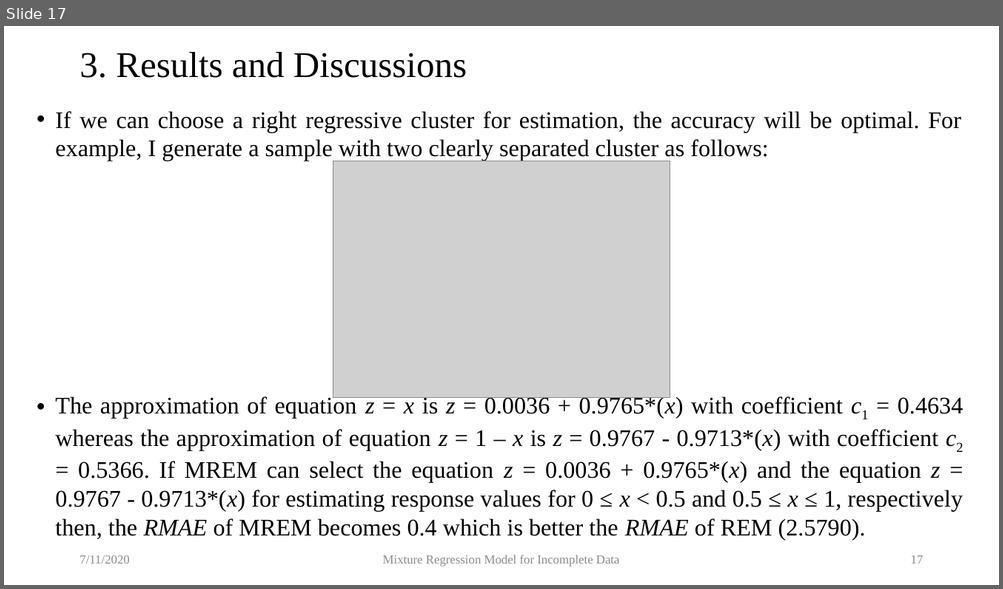
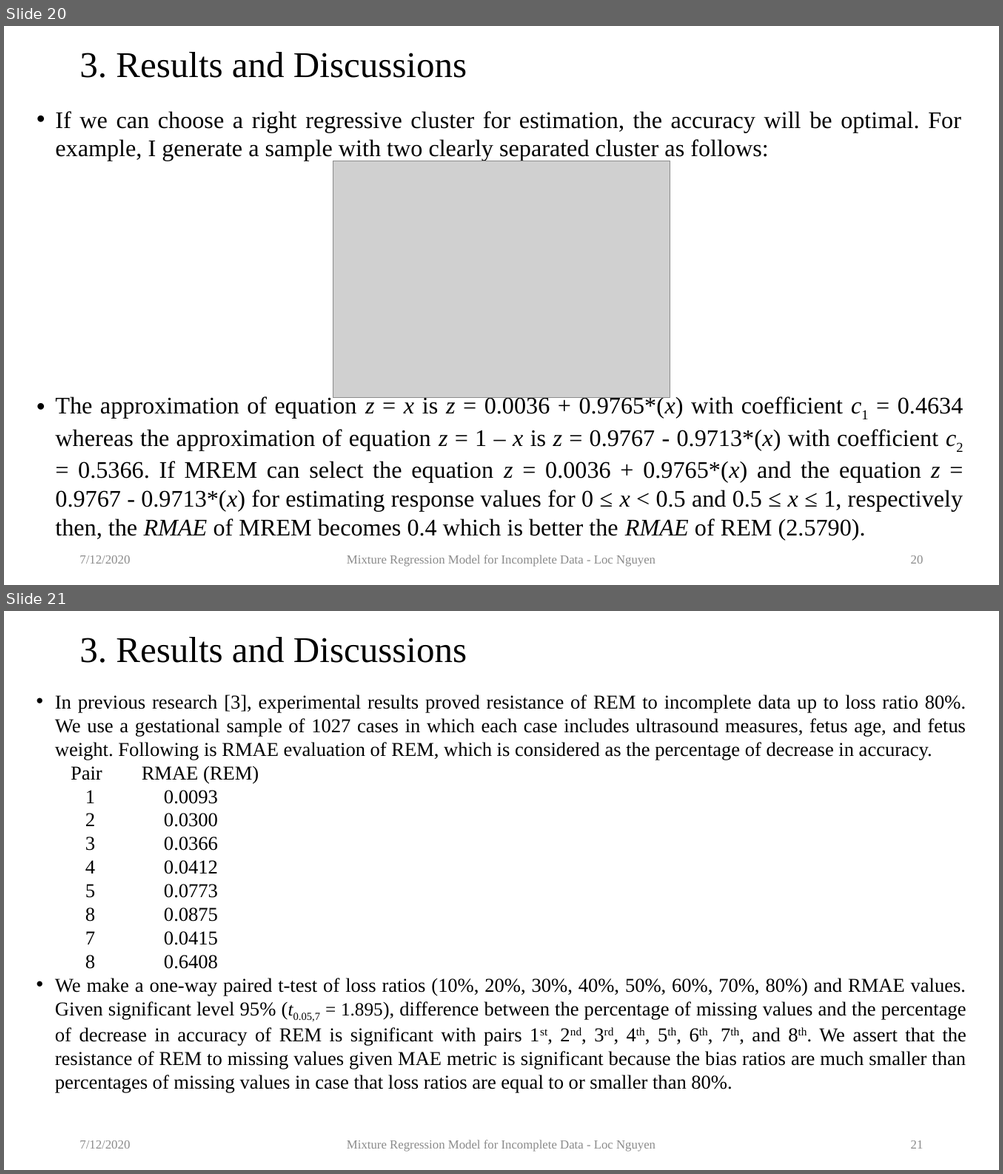
Before and after one commit to locnguyenacademic/sim, a slide deck: 2_design/MixtureRegressionModel/MixtureRegressionModel-RSC.pptx. Shown one above the other, each under a label of ours: slide 17 before the commit, slides 20 and 21 after it. The pictures are 1003x589 and 1003x1174 pixels, drawn with LibreOffice and Linux fonts; fonts in the diff are those of the drawing; grey boxes stand for pictures. Boxes give left, top, right and bottom in pixels: in the first picture for what was removed or moved away, otherwise in the second. Text is boxed around its words. In the diff, an @@ line names an element or a change of style, - is before the commit and + after.

```diff
--- a/2_design/MixtureRegressionModel/MixtureRegressionModel-RSC.pptx
+++ b/2_design/MixtureRegressionModel/MixtureRegressionModel-RSC.pptx
@@ slide 21 added at [4,611,999,1170], background #FFFFFF @@
@@ title added at [79,637,466,663], 35 pt, text #000000 @@
+3. Results and Discussions
@@ text added at [55,695,966,1093], 19 pt, text #000000 @@
+• In previous research [3], experimental results proved resistance of REM to incomplete data up to loss ratio 80%. We use a gestational sample of 1027 cases in which each case includes ultrasound measures, fetus age, and fetus weight. Following is RMAE evaluation of REM, which is considered as the percentage of decrease in accuracy.
+Pair RMAE (REM)
+1 0.0093
+2 0.0300
+3 0.0366
+4 0.0412
+5 0.0773
+8 0.0875
+7 0.0415
+8 0.6408
+• We make a one-way paired t-test of loss ratios (10%, 20%, 30%, 40%, 50%, 60%, 70%, 80%) and RMAE values. Given significant level 95% (t0.05,7 = 1.895), difference between the percentage of missing values and the percentage of decrease in accuracy of REM is significant with pairs 1st, 2nd, 3rd, 4th, 5th, 6th, 7th, and 8th. We assert that the resistance of REM to missing values given MAE metric is significant because the bias ratios are much smaller than percentages of missing values in case that loss ratios are equal to or smaller than 80%.
@@ text added at [79,1141,130,1149], 12 pt, text #8C8C8C @@
+7/12/2020
@@ text added at [347,1140,655,1152], 12 pt, text #8C8C8C @@
+Mixture Regression Model for Incomplete Data - Loc Nguyen
@@ page number added at [910,1141,923,1149], 12 pt, text #8C8C8C @@
+21
@@ what was slide 17 is now slide 20 @@
@@ slide 20 changed as well @@
@@ text at [79,556,130,564]: text changed @@
-7/11/2020
+7/12/2020
@@ text at [347,555,655,567]: text changed @@
-Mixture Regression Model for Incomplete Data
+Mixture Regression Model for Incomplete Data - Loc Nguyen
@@ page number at [910,556,923,564]: text changed @@
-17
+20
```
Also in this commit, not shown: 20 other slides changed, 3 other slides added, 1 other file.
